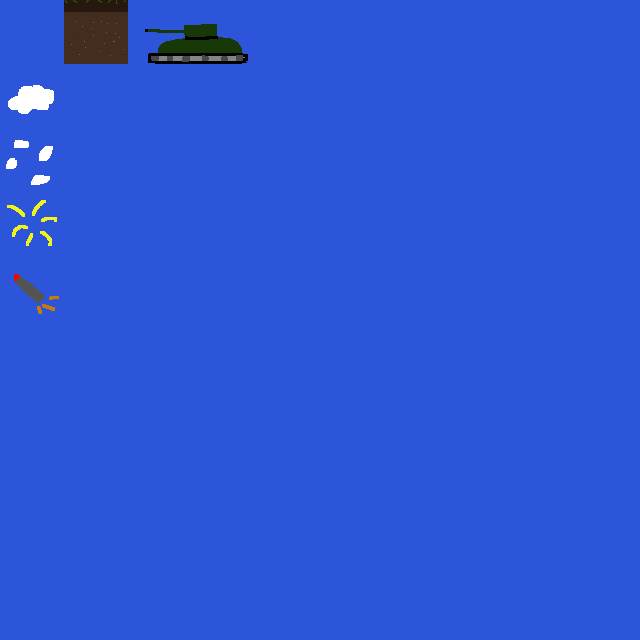
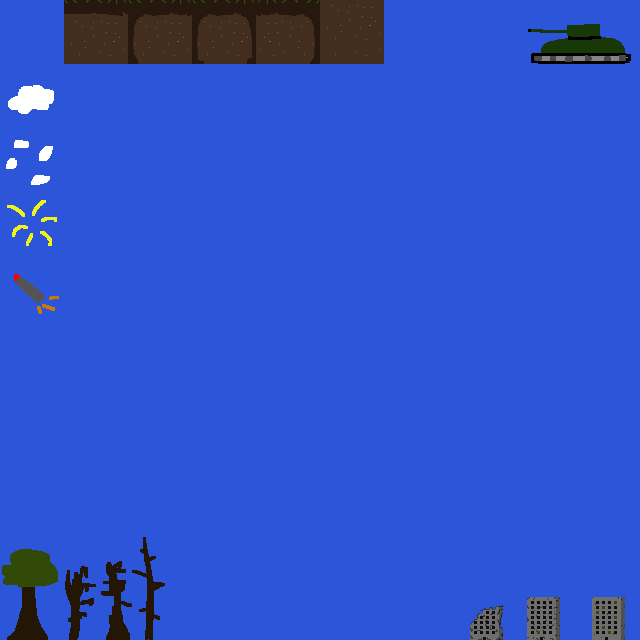
Revision of a layered w=640, h=640 image; what changed, layer by layer:
painted on "Background" over (2, 0, 631, 640)
